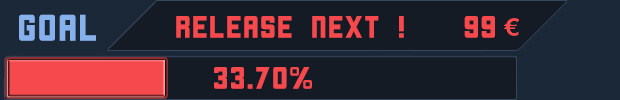
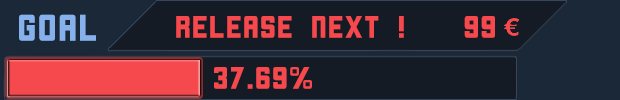
Two versions of the same layered image (620px x 100px). Layer-by-layer changes:
renamed "33.70%" to "37.69%", painted on it over box(231, 67, 282, 89)
painted on "Red Bar copy" over box(162, 60, 200, 96)
